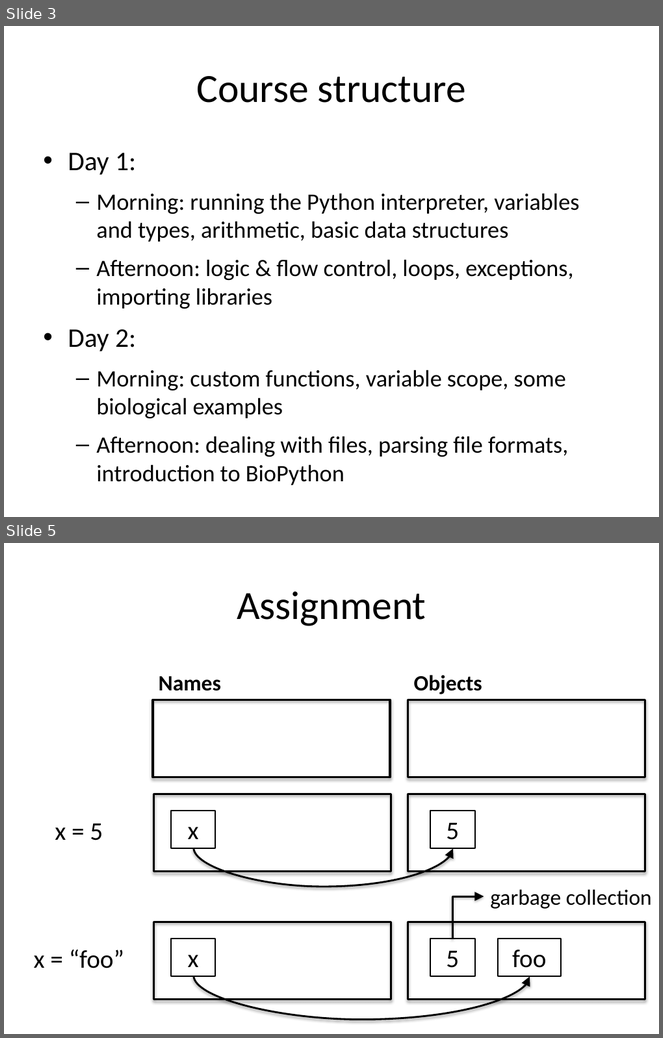
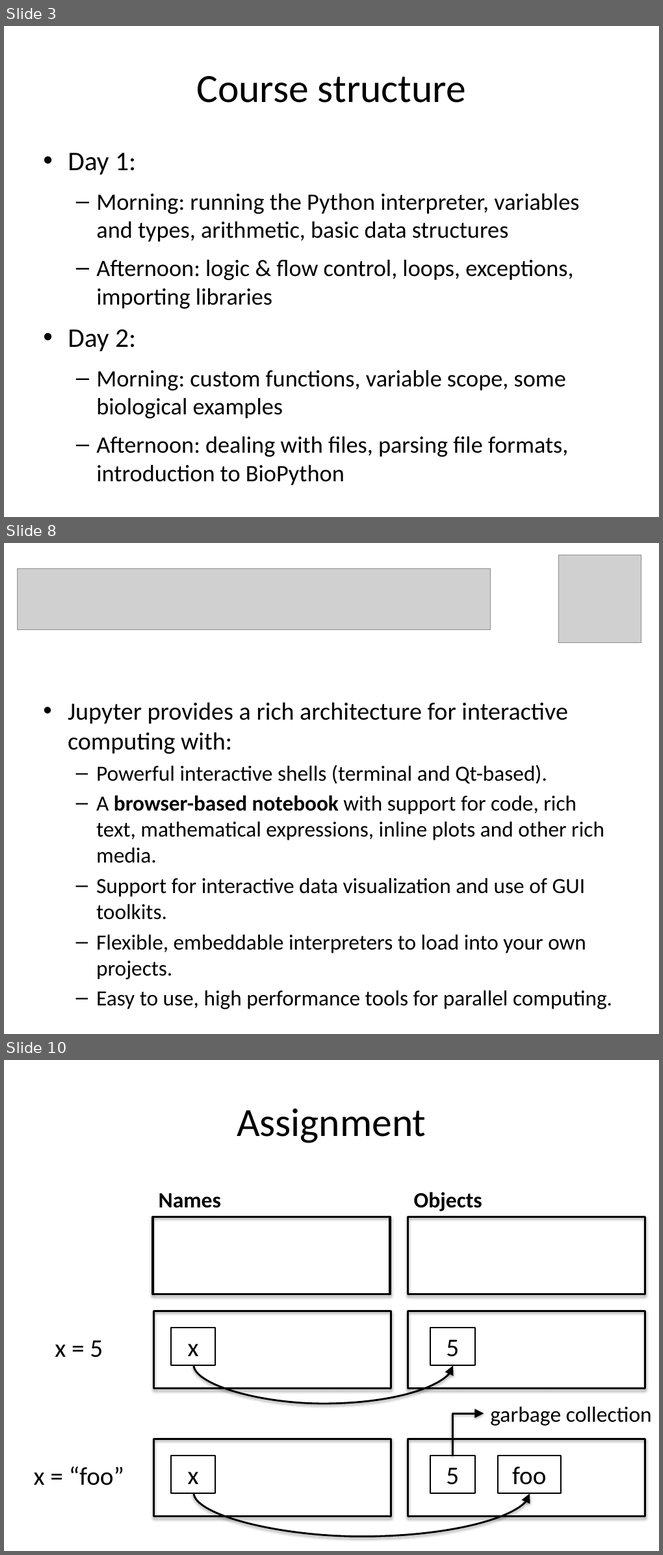
Before and after one commit to pycam/python-basic, a slide deck: course_intro.pptx. Shown one above the other, each under a label of ours: slides 3 and 5 before the commit, slides 3, 8 and 10 after it; the slides between them are not shown. The pictures are 663x1038 and 663x1555 pixels, drawn with LibreOffice and Linux fonts; fonts in the diff are those of the drawing; grey boxes stand for pictures. Boxes give left, top, right and bottom in pixels: in the first picture for what was removed or moved away, otherwise in the second. Text is boxed around its words. In the diff, an @@ line names an element or a change of style, - is before the commit and + after.

```diff
--- a/course_intro.pptx
+++ b/course_intro.pptx
@@ slide 8 added at [4,543,659,1034], background #FFFFFF @@
@@ picture added at [559,555,642,642] @@
@@ picture added at [17,568,490,629] @@
@@ text added at [68,702,612,1010], 23.8 pt, text #000000 @@
+• Jupyter provides a rich architecture for interactive computing with:
+  – Powerful interactive shells (terminal and Qt-based).
+  – A browser-based notebook with support for code, rich text, mathematical expressions, inline plots and other rich media.
+  – Support for interactive data visualization and use of GUI toolkits.
+  – Flexible, embeddable interpreters to load into your own projects.
+  – Easy to use, high performance tools for parallel computing.
@@ what was slide 5 is now slide 10 @@
```
Also in this commit, not shown: 2 slides changed, 4 other slides added, 1 other file.
